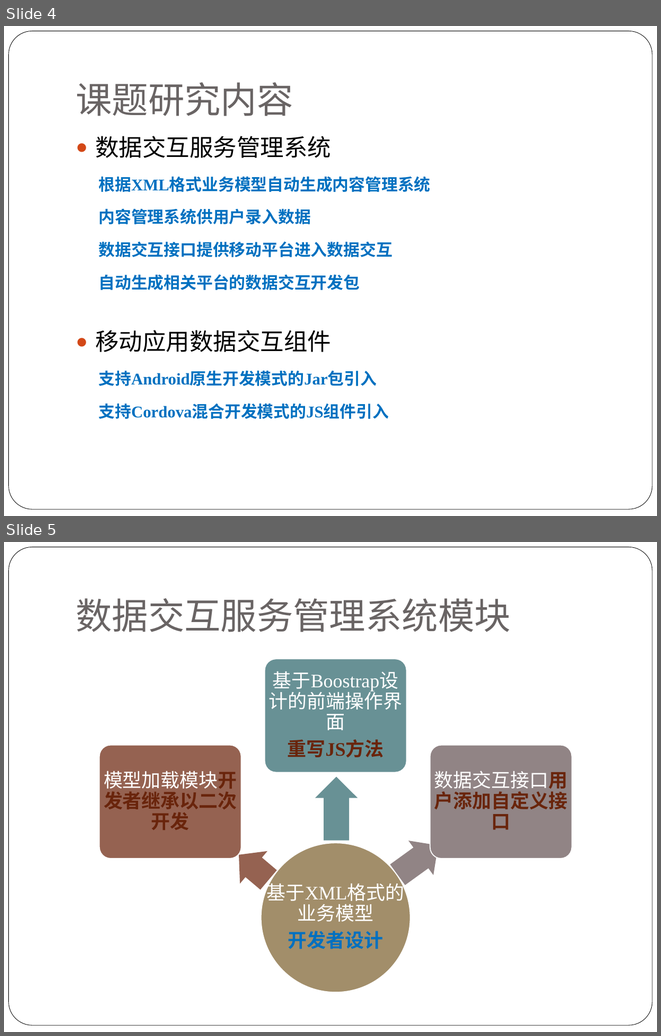
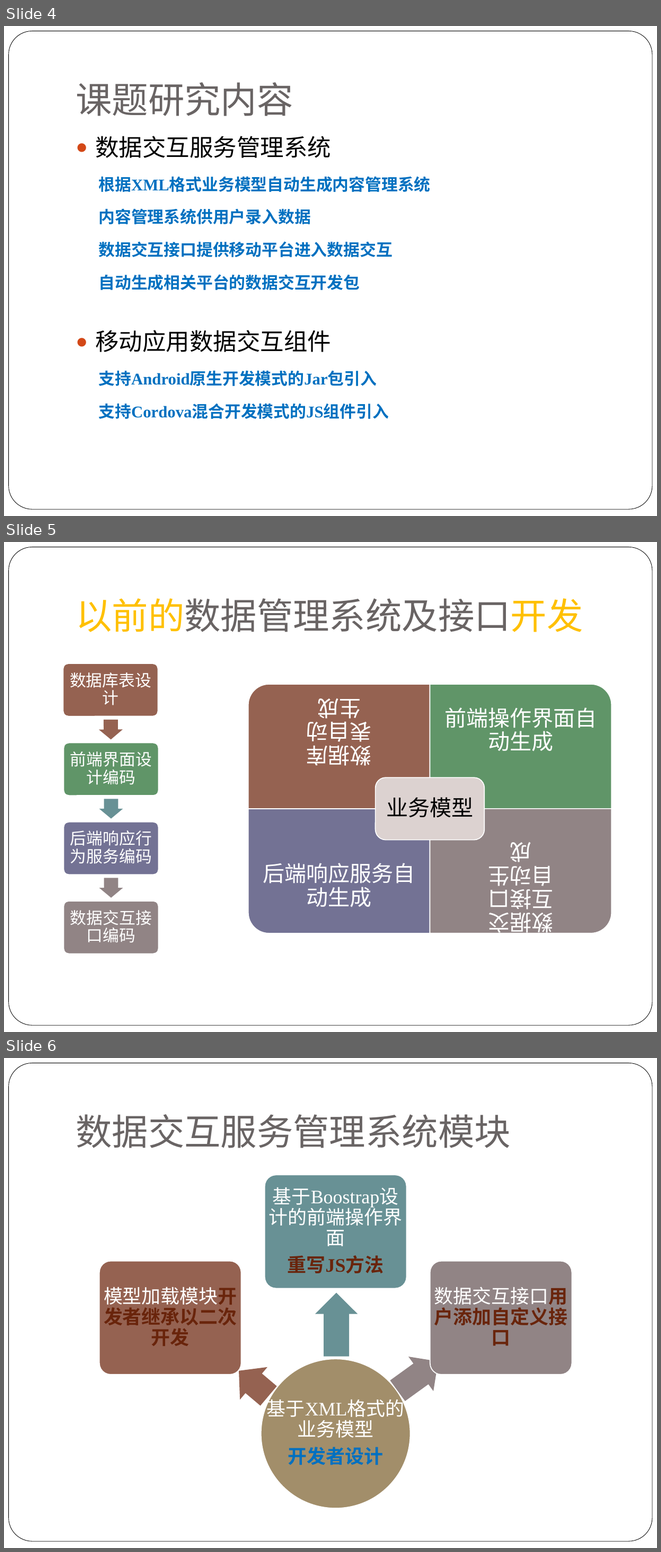
Before and after one commit to alucard263096/MyPaper, a slide deck: 论文PPT.pptx. Shown one above the other, each under a label of ours: slides 4 and 5 before the commit, slides 4, 5 and 6 after it. The pictures are 661x1036 and 661x1552 pixels, drawn with LibreOffice and Linux fonts; fonts in the diff are those of the drawing. Boxes give left, top, right and bottom in pixels: in the first picture for what was removed or moved away, otherwise in the second. Text is boxed around its words. In the diff, an @@ line names an element or a change of style, - is before the commit and + after.

```diff
--- a/论文PPT.pptx
+++ b/论文PPT.pptx
@@ slide 5 added at [4, 542, 657, 1032], background #FFFFFF; not listed: 1 template element that a slide beside it also shows @@
@@ title added at [76, 598, 583, 632], 40 pt, text #696464 @@
+以前的数据管理系统及接口开发
@@ group added at [248, 684, 611, 939]: 5 texts, 4 round rects, 1 rounded rectangle @@
+数据库表自动生成
+前端操作界面自动生成
+后端响应服务自动生成
+数据交互接口自动生成
+业务模型
@@ group added at [63, 663, 158, 954]: 4 rounded rectangles, 4 texts, 3 right arrows @@
+数据库表设计
+前端界面设计编码
+后端响应行为服务编码
+数据交互接口编码
@@ what was slide 5 is now slide 6 @@
```
Also in this commit, not shown: 1 slide changed, 1 other file.
